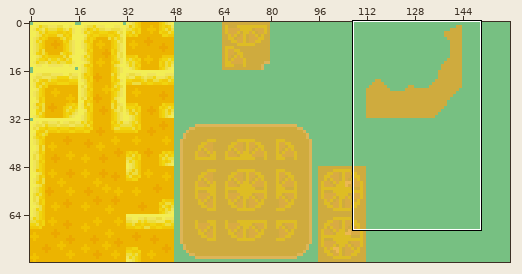
File history of a pixel-art file, Assets/Art/Tilesets/sour/sour aseprite.aseprite. The first picture is a wide view before the edit; the outline marks the close-up.
Close-up. Earlier state:
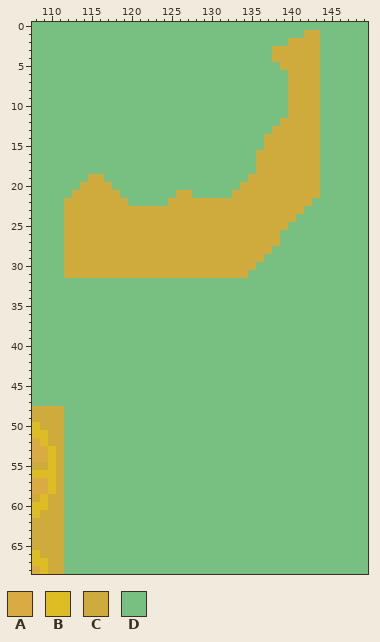
160x80 pixels, 1 frame. Shown: x 108..149, y 0..68.
Visible layers, top first: "tilemap", "BG".
Palette (. is transparent): A #d9ab42  B #debd24  C #cfab3e  D #77c082
Pixels before (only the part around the change), first column x 108:
 0 DDDDDDDDDDDDDDDDDDDDDDDDDDDDDDDDDDDDDDDD
 1 DDDDDDDDDDDDDDDDDDDDDDDDDDDDDDDDDDCCDDDD
 2 DDDDDDDDDDDDDDDDDDDDDDDDDDDDDDDDCCCCDDDD
 3 DDDDDDDDDDDDDDDDDDDDDDDDDDDDDDCCCCCCDDDD
 4 DDDDDDDDDDDDDDDDDDDDDDDDDDDDDDCCCCCCDDDD
 5 DDDDDDDDDDDDDDDDDDDDDDDDDDDDDDDCCCCCDDDD
 6 DDDDDDDDDDDDDDDDDDDDDDDDDDDDDDDDCCCCDDDD
 7 DDDDDDDDDDDDDDDDDDDDDDDDDDDDDDDDCCCCDDDD
 8 DDDDDDDDDDDDDDDDDDDDDDDDDDDDDDDDCCCCDDDD
 9 DDDDDDDDDDDDDDDDDDDDDDDDDDDDDDDDCCCCDDDD
10 DDDDDDDDDDDDDDDDDDDDDDDDDDDDDDDDCCCCDDDD
11 DDDDDDDDDDDDDDDDDDDDDDDDDDDDDDDDCCCCDDDD
12 DDDDDDDDDDDDDDDDDDDDDDDDDDDDDDDCCCCCDDDD
13 DDDDDDDDDDDDDDDDDDDDDDDDDDDDDDCCCCCCDDDD
14 DDDDDDDDDDDDDDDDDDDDDDDDDDDDDCCCCCCCDDDD
15 DDDDDDDDDDDDDDDDDDDDDDDDDDDDDCCCCCCCDDDD
16 DDDDDDDDDDDDDDDDDDDDDDDDDDDDCCCCCCCCDDDD
17 DDDDDDDDDDDDDDDDDDDDDDDDDDDDCCCCCCCCDDDD
18 DDDDDDDDDDDDDDDDDDDDDDDDDDDDCCCCCCCCDDDD
19 DDDDDDDCCDDDDDDDDDDDDDDDDDDCCCCCCCCCDDDD
20 DDDDDDCCCCDDDDDDDDDDDDDDDDCCCCCCCCCCDDDD
21 DDDDDCCCCCCDDDDDDDCCDDDDDCCCCCCCCCCCDDDD
22 DDDDCCCCCCCCDDDDDCCCCCCCCCCCCCCCCCCDDDDD
23 DDDDCCCCCCCCCCCCCCCCCCCCCCCCCCCCCCDDDDDD
24 DDDDCCCCCCCCCCCCCCCCCCCCCCCCCCCCCDDDDDDD
25 DDDDCCCCCCCCCCCCCCCCCCCCCCCCCCCCDDDDDDDD
26 DDDDCCCCCCCCCCCCCCCCCCCCCCCCCCCDDDDDDDDD
27 DDDDCCCCCCCCCCCCCCCCCCCCCCCCCCCDDDDDDDDD
28 DDDDCCCCCCCCCCCCCCCCCCCCCCCCCCDDDDDDDDDD
29 DDDDCCCCCCCCCCCCCCCCCCCCCCCCCDDDDDDDDDDD
30 DDDDCCCCCCCCCCCCCCCCCCCCCCCCDDDDDDDDDDDD
31 DDDDCCCCCCCCCCCCCCCCCCCCCCCDDDDDDDDDDDDD
32 DDDDDDDDDDDDDDDDDDDDDDDDDDDDDDDDDDDDDDDD
33 DDDDDDDDDDDDDDDDDDDDDDDDDDDDDDDDDDDDDDDD
34 DDDDDDDDDDDDDDDDDDDDDDDDDDDDDDDDDDDDDDDD
35 DDDDDDDDDDDDDDDDDDDDDDDDDDDDDDDDDDDDDDDD
36 DDDDDDDDDDDDDDDDDDDDDDDDDDDDDDDDDDDDDDDD
37 DDDDDDDDDDDDDDDDDDDDDDDDDDDDDDDDDDDDDDDD
38 DDDDDDDDDDDDDDDDDDDDDDDDDDDDDDDDDDDDDDDD
39 DDDDDDDDDDDDDDDDDDDDDDDDDDDDDDDDDDDDDDDD
40 DDDDDDDDDDDDDDDDDDDDDDDDDDDDDDDDDDDDDDDD
41 DDDDDDDDDDDDDDDDDDDDDDDDDDDDDDDDDDDDDDDD
42 DDDDDDDDDDDDDDDDDDDDDDDDDDDDDDDDDDDDDDDD
43 DDDDDDDDDDDDDDDDDDDDDDDDDDDDDDDDDDDDDDDD
44 DDDDDDDDDDDDDDDDDDDDDDDDDDDDDDDDDDDDDDDD
45 DDDDDDDDDDDDDDDDDDDDDDDDDDDDDDDDDDDDDDDD
46 DDDDDDDDDDDDDDDDDDDDDDDDDDDDDDDDDDDDDDDD
47 DDDDDDDDDDDDDDDDDDDDDDDDDDDDDDDDDDDDDDDD
48 CCCCDDDDDDDDDDDDDDDDDDDDDDDDDDDDDDDDDDDD
49 CCCCDDDDDDDDDDDDDDDDDDDDDDDDDDDDDDDDDDDD
50 BCCCDDDDDDDDDDDDDDDDDDDDDDDDDDDDDDDDDDDD
51 BBCCDDDDDDDDDDDDDDDDDDDDDDDDDDDDDDDDDDDD
52 ABCCDDDDDDDDDDDDDDDDDDDDDDDDDDDDDDDDDDDD
53 AABCDDDDDDDDDDDDDDDDDDDDDDDDDDDDDDDDDDDD
54 AABCDDDDDDDDDDDDDDDDDDDDDDDDDDDDDDDDDDDD
55 CCBCDDDDDDDDDDDDDDDDDDDDDDDDDDDDDDDDDDDD
56 BBBCDDDDDDDDDDDDDDDDDDDDDDDDDDDDDDDDDDDD
57 AABCDDDDDDDDDDDDDDDDDDDDDDDDDDDDDDDDDDDD
58 AABCDDDDDDDDDDDDDDDDDDDDDDDDDDDDDDDDDDDD
59 CBCCDDDDDDDDDDDDDDDDDDDDDDDDDDDDDDDDDDDD
60 BBCCDDDDDDDDDDDDDDDDDDDDDDDDDDDDDDDDDDDD
61 BCCCDDDDDDDDDDDDDDDDDDDDDDDDDDDDDDDDDDDD
62 CCCCDDDDDDDDDDDDDDDDDDDDDDDDDDDDDDDDDDDD
63 CCCCDDDDDDDDDDDDDDDDDDDDDDDDDDDDDDDDDDDD
64 CCCCDDDDDDDDDDDDDDDDDDDDDDDDDDDDDDDDDDDD
65 CCCCDDDDDDDDDDDDDDDDDDDDDDDDDDDDDDDDDDDD
66 BCCCDDDDDDDDDDDDDDDDDDDDDDDDDDDDDDDDDDDD
Once edited:
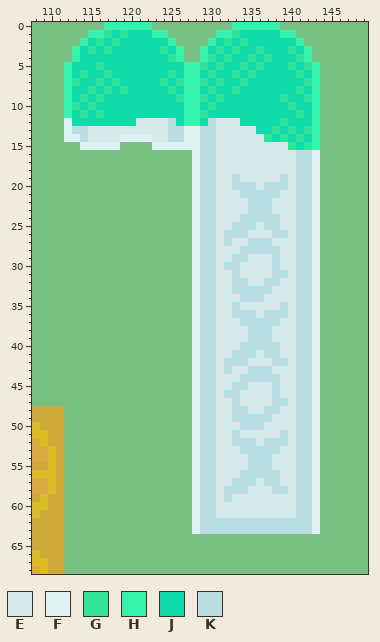
Colours new in this view: E #d6e9ea  F #e0f3f4  G #31e399  H #35f3ad  J #11daab  K #b9dee4
The commit says: added sour dipstick for normal grapple
The edit:
Changed rows in their new state; - is an unchanged pixel.
Layer "tilemap":
first column x 112:
 0 -----HHHHHH----------HHHHHH-----
 1 ---HHGJGJJJHH------HHGJJJJJHH-DD
 2 --HJGJGJJJJJJH----HJGJGJJJJJJHDD
 3 -HJGJGJJJJJJGJH--HJGJGJJGJJJGJHD
 4 -HJJJJJJJJJJJGH--HGJGJJGJGJJJGHD
 5 HJJJGJJJJJJJJJJHHGJGJJGJGJJJGJGH
 6 HJGJJGJJJJJJJGJHHJGJJGJGJJJJJGJH
 7 HGJJGJGJJJJJGJGHHGJGJJGJJJJJJJGH
 8 HJJGJGJGJJJJJGJHHJGJJGJJJJJJJGJH
 9 HJGJGJJJJJJJJJGHHGJGJJJJJJJGJJGH
10 HGJGJJJJJJJJJJJHHJGJJJJJJJJJGJJH
11 HJGJGJJJJJJJJJJHHGJJJJJJJJJJJGJH
12 FJJJJJJJJEEEEKJHHJKEEEJJJJJGJJJH
13 FKKEEEEEEEEEEKKFFKKEEEEEJJGJGJGH
14 FFKEEEEFFFFEEKKFFKKEEEEEEGJGJGJH
15 --FFFFF----FFFFFFKKEEEEEEEEEGJGH
16 ----------------FKKEEEEEEEEEEKKF
17 ----------------FKKEEEEEEEEEEKKF
18 ----------------FKKEEEEEEEEEEKKF
19 ---DD-----------FKKEEKEEEEEKEKKF
20 --DDDD----------FKKEEKKKEKKKEKKF
21 -DDDDDD-------DDFKKEEEKKKKKEEKKF
22 DDDDDDDD-----DDDFKKEEEEKKKEEEKKF
23 DDDDDDDDDDDDDDDDFKKEEEEKKKEEEKKF
24 DDDDDDDDDDDDDDDDFKKEEEKKKKKEEKKF
25 DDDDDDDDDDDDDDDDFKKEEKKKEKKEEKKF
26 DDDDDDDDDDDDDDDDFKKEKKKEEEKKEKKF
27 DDDDDDDDDDDDDDDDFKKEKEEKKKEEEKKF
28 DDDDDDDDDDDDDDDDFKKEEEKKKKKEEKKF
29 DDDDDDDDDDDDDDDDFKKEEKKEEEKEEKKF
30 DDDDDDDDDDDDDDDDFKKEKKEEEEKEEKKF
31 DDDDDDDDDDDDDDDDFKKEEKEEEEKKEKKF
32 ----------------FKKEEKKEEKKEEKKF
33 ----------------FKKEEKKKKKEEEKKF
34 ----------------FKKEEEKKKEEEEKKF
35 ----------------FKKEEKEEEEEKEKKF
36 ----------------FKKEEKKKEKKKEKKF
37 ----------------FKKEEEKKKKKEEKKF
38 ----------------FKKEEEEKKKEEEKKF
39 ----------------FKKEEEEKKKEEEKKF
40 ----------------FKKEEEKKKKKEEKKF
41 ----------------FKKEEKKKEKKEEKKF
42 ----------------FKKEKKKEEEKKEKKF
43 ----------------FKKEKEEKKKEEEKKF
44 ----------------FKKEEEKKKKKEEKKF
45 ----------------FKKEEKKEEEKEEKKF
46 ----------------FKKEKKEEEEKEEKKF
47 ----------------FKKEEKEEEEKKEKKF
48 ----------------FKKEEKKEEKKEEKKF
49 ----------------FKKEEKKKKKEEEKKF
50 ----------------FKKEEEKKKEEEEKKF
51 ----------------FKKEEKEEEEEKEKKF
52 ----------------FKKEEKKKEKKKEKKF
53 ----------------FKKEEEKKKKKEEKKF
54 ----------------FKKEEEEKKKEEEKKF
55 ----------------FKKEEEEKKKEEEKKF
56 ----------------FKKEEEKKKKKEEKKF
57 ----------------FKKEEKKKEKKEEKKF
58 ----------------FKKEKKKEEEKKEKKF
59 ----------------FKKEKEEEEEEEEKKF
60 ----------------FKKEEEEEEEEEEKKF
61 ----------------FKKEEEEEEEEEEKKF
62 ----------------FKKKKKKKKKKKKKKF
63 ----------------FKKKKKKKKKKKKKKF
